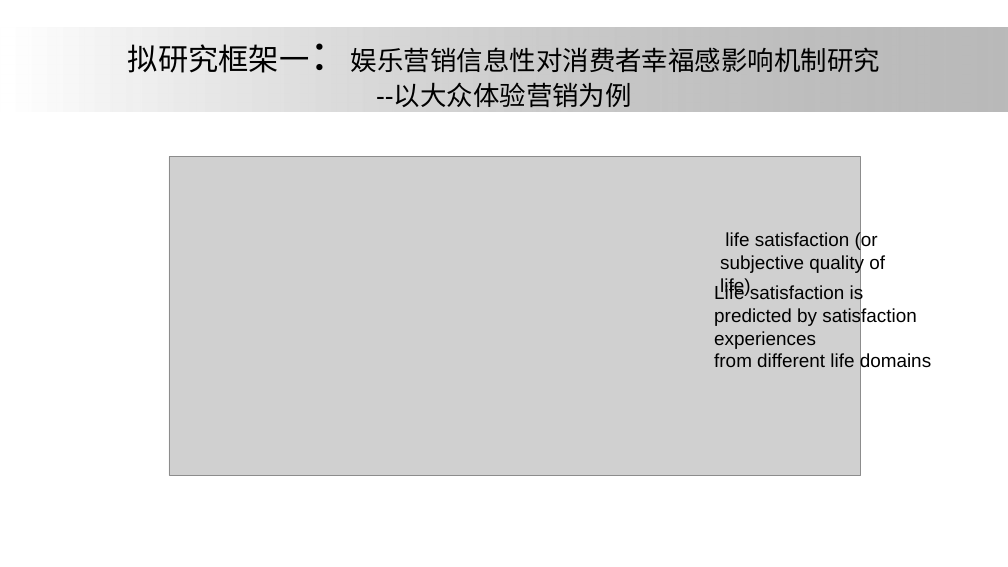
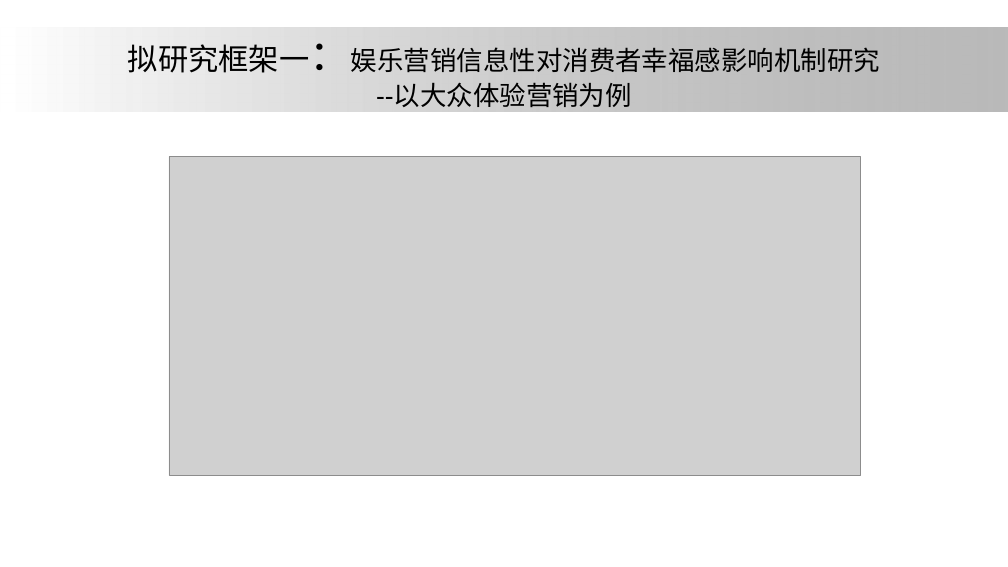
Before and after one commit to ElsaLuo/-, a slide deck: slide 22 of 我的坚果云/研究生搞学术/大论文/论文汇报/one.pptx. Drawn at 1008x567 pixels with LibreOffice and Linux fonts; fonts in the diff are those of the drawing; grey boxes stand for pictures; background and template pictures are left out. Boxes give left, top, right and bottom in pixels: in the first picture for what was removed or moved away, otherwise in the second. Text is boxed around its words. In the diff, an @@ line names an element or a change of style, - is before the commit and + after.

```diff
--- a/我的坚果云/研究生搞学术/大论文/论文汇报/one.pptx
+++ b/我的坚果云/研究生搞学术/大论文/论文汇报/one.pptx
@@ text removed at bbox=[714, 232, 885, 299] @@
-life satisfaction (or subjective quality of life)
@@ text removed at bbox=[714, 278, 931, 372] @@
-Life satisfaction is predicted by satisfaction experiences
-from different life domains
```
Also in this commit, not shown: 7 other slides changed, 1 slide added, 1 other file.
